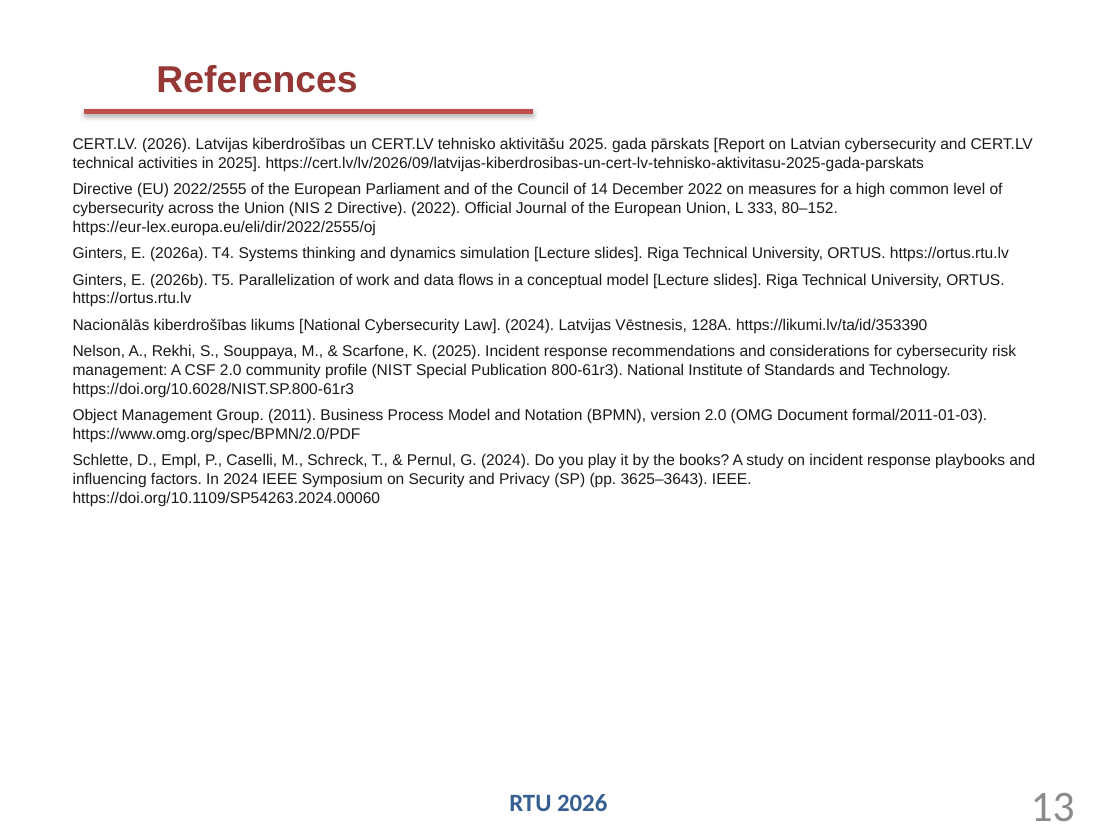
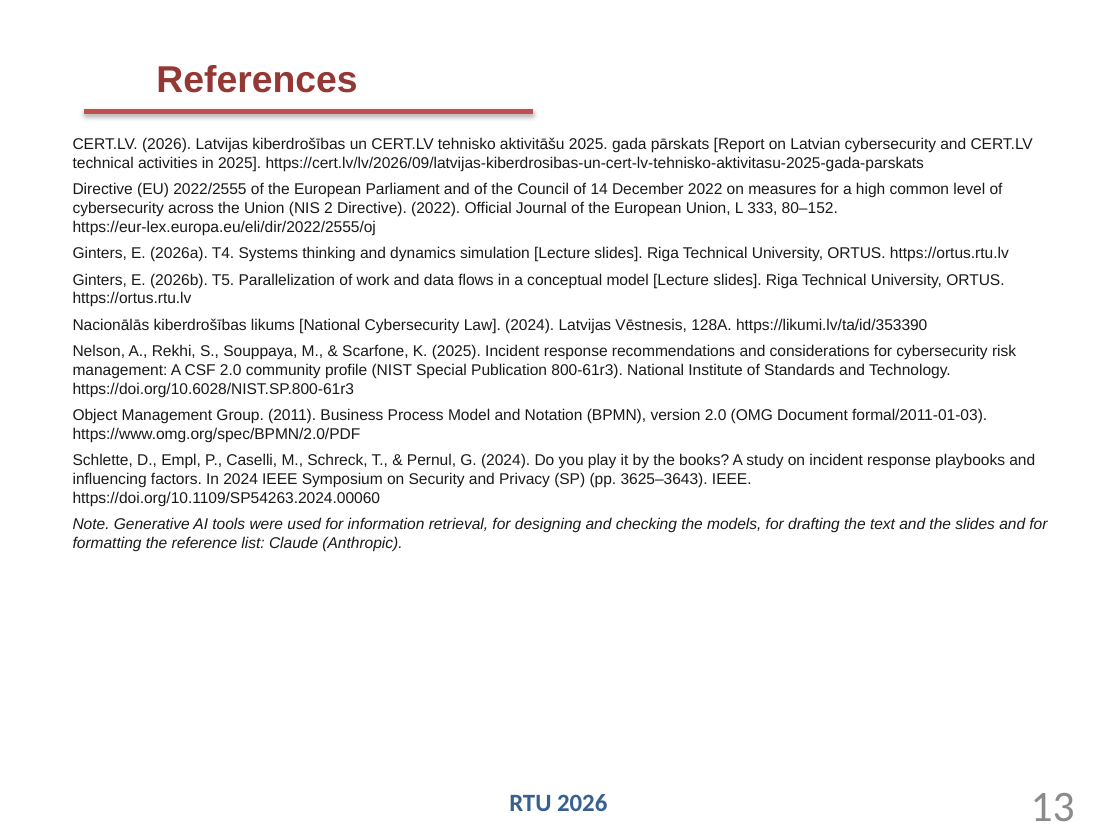
Before and after one commit to VagifAsgarli/uniworks, a slide deck: slide 13 of DE0796_sociotechnical-systems-modelling/t5l_conceptual-modelling-bpmn2/outputs/draft/vagif.asgarli-T5L-presentation_DRAFT.pptx. Drawn at 1120x840 pixels with LibreOffice and Linux fonts; fonts in the diff are those of the drawing. Boxes give left, top, right and bottom in pixels: in the first picture for what was removed or moved away, otherwise in the second. Text is boxed around its words. In the diff, an @@ line names an element or a change of style, - is before the commit and + after.

```diff
--- a/DE0796_sociotechnical-systems-modelling/t5l_conceptual-modelling-bpmn2/outputs/draft/vagif.asgarli-T5L-presentation_DRAFT.pptx
+++ b/DE0796_sociotechnical-systems-modelling/t5l_conceptual-modelling-bpmn2/outputs/draft/vagif.asgarli-T5L-presentation_DRAFT.pptx
@@ text at [73,517,1047,551]: paragraph added @@
+Note. Generative AI tools were used for information retrieval, for designing and checking the models, for drafting the text and the slides and for formatting the reference list: Claude (Anthropic).
```
Also in this commit, not shown: 13 other files.
